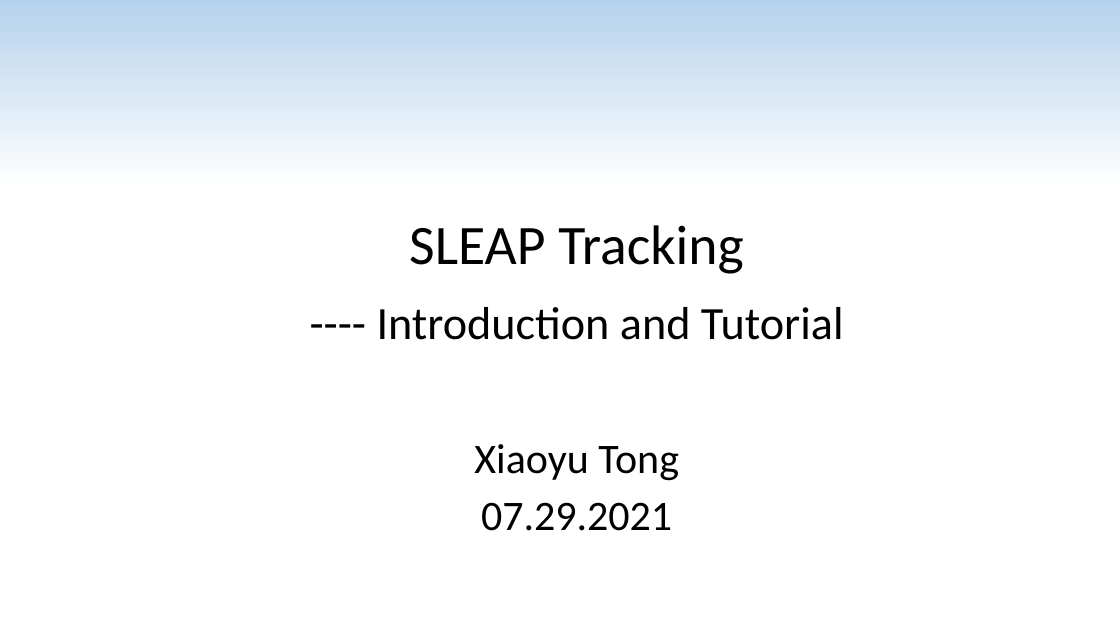
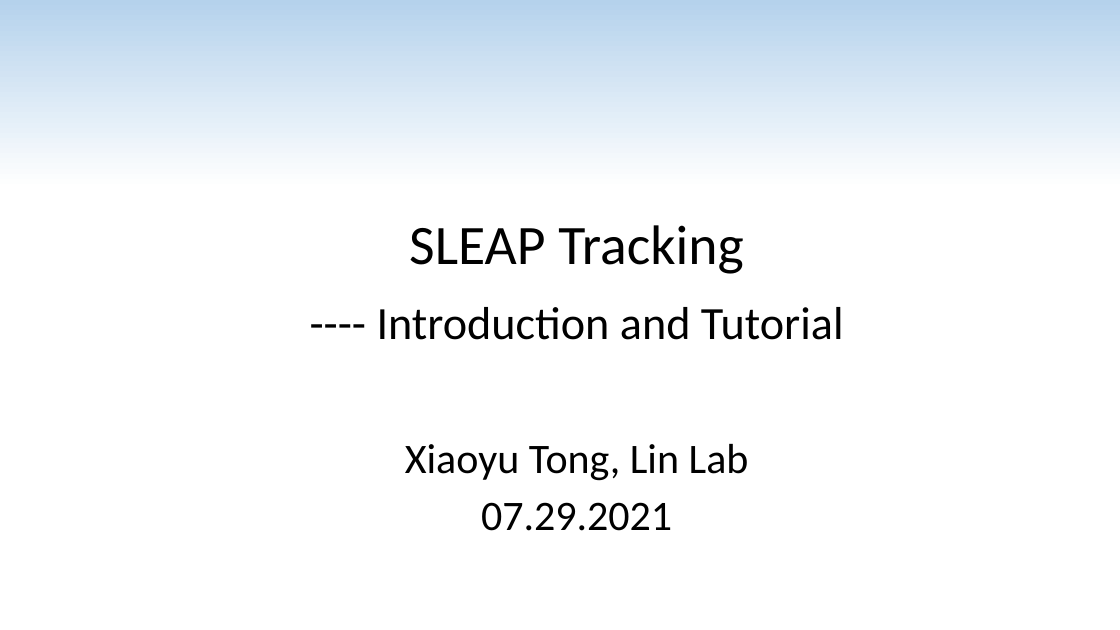
Before and after one commit to bd125/2022_Lin_Lab_Sleap_extension, a slide deck: slide 1 of Instructions_for_SLPtool.pptx. Drawn at 1120x630 pixels with LibreOffice and Linux fonts; fonts in the diff are those of the drawing. Boxes give left, top, right and bottom in pixels: in the first picture for what was removed or moved away, otherwise in the second. Text is boxed around its words. In the diff, an @@ line names an element or a change of style, - is before the commit and + after.

Commit message:
authorship change to Lin Lab

```diff
--- a/Instructions_for_SLPtool.pptx
+++ b/Instructions_for_SLPtool.pptx
@@ subtitle at box(405, 444, 749, 481): text changed @@
-Xiaoyu Tong
+Xiaoyu Tong, Lin Lab
```
